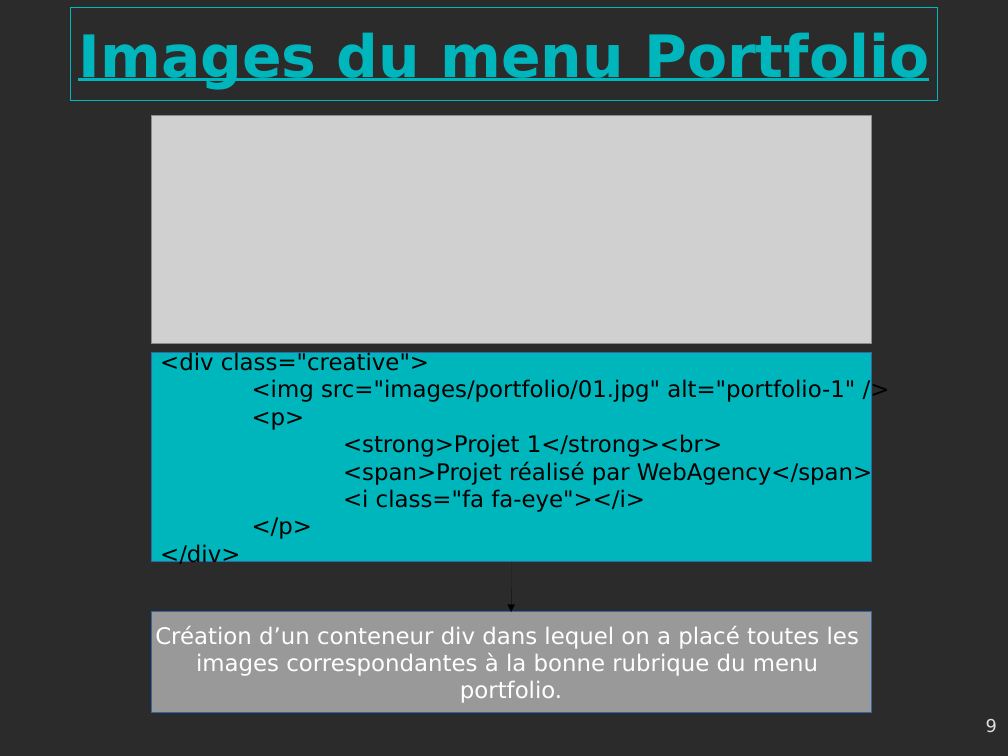
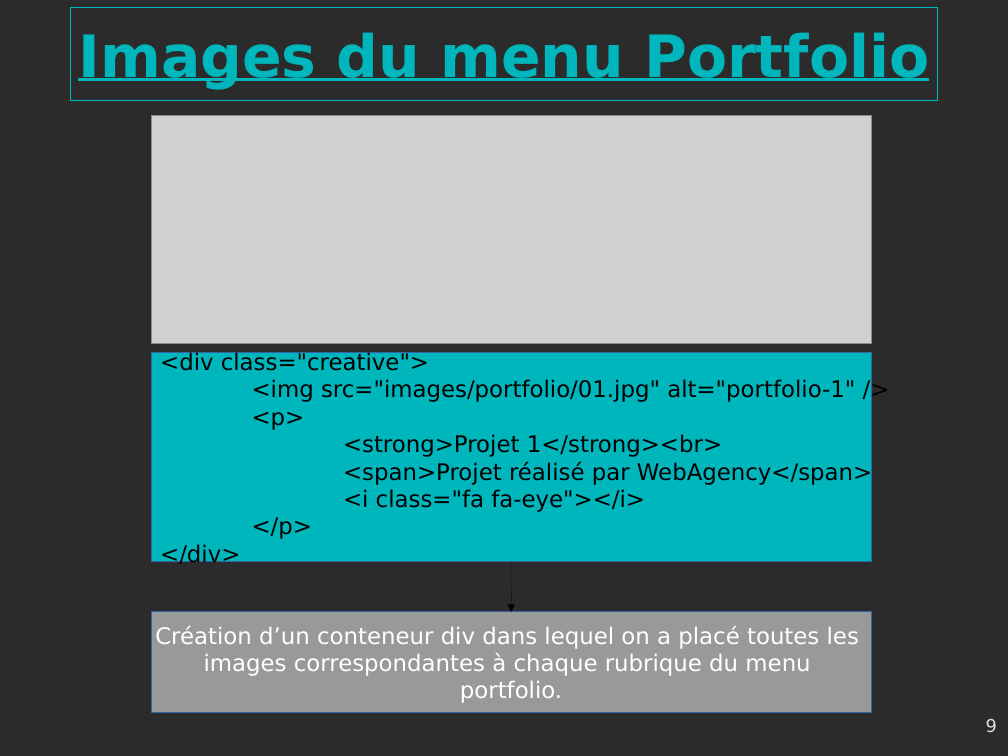
Before and after one commit to gambit13009/webagency, a slide deck: slide 9 of Webagency-presentation.odp. Drawn at 1008x756 pixels with LibreOffice and Linux fonts; fonts in the diff are those of the drawing; grey boxes stand for pictures; background and template pictures are left out; a plain dark background stands for a picture behind light text. Boxes give left, top, right and bottom in pixels: in the first picture for what was removed or moved away, otherwise in the second. Text is boxed around its words. In the diff, an @@ line names an element or a change of style, - is before the commit and + after.

```diff
--- a/Webagency-presentation.odp
+++ b/Webagency-presentation.odp
@@ text in rectangle at bbox=[204, 653, 810, 676]: text changed @@
-images correspondantes à la bonne rubrique du menu
+images correspondantes à chaque rubrique du menu
```
Also in this commit, not shown: 2 other slides changed, 2 other files.
